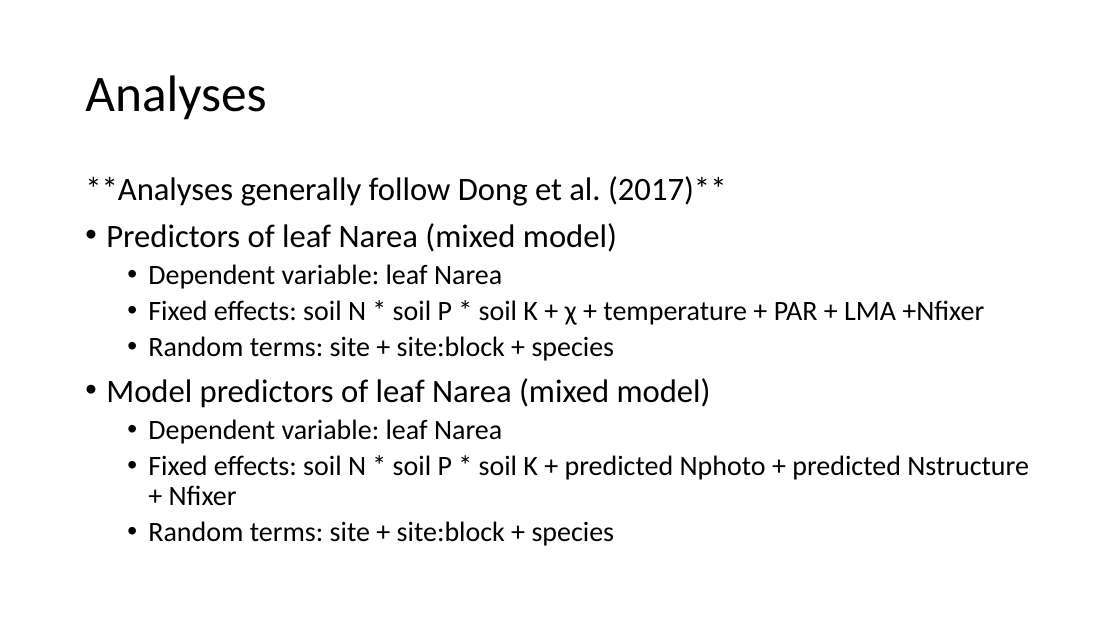
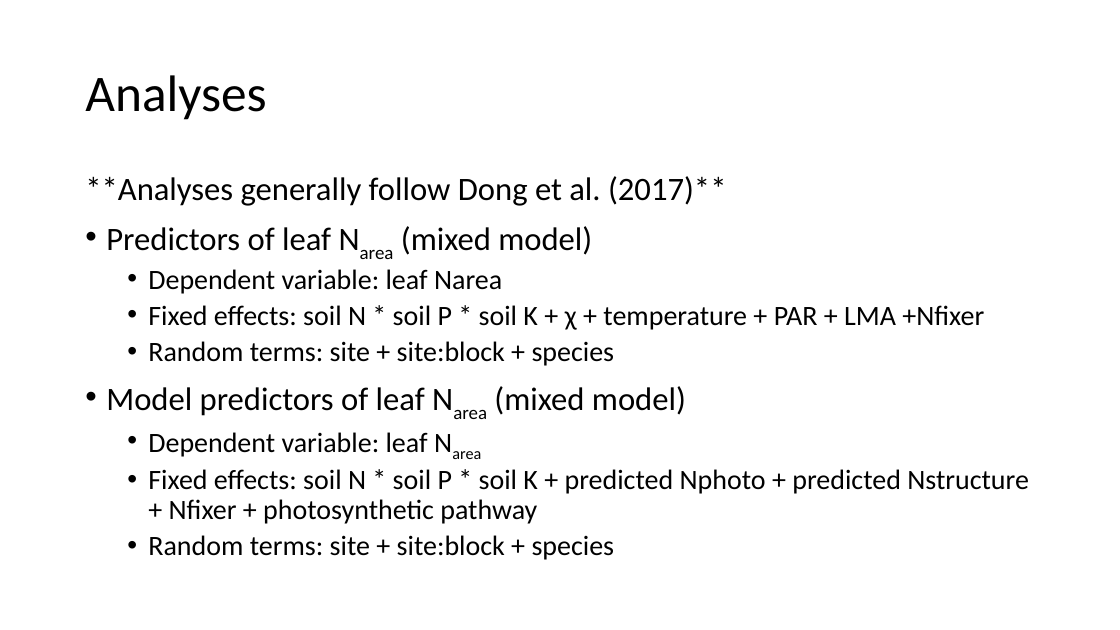
Before and after one commit to efwaring/NutNetPhys, a slide deck: slide 11 of presentations/nutnet_narea.pptx (slide 8 before the commit). Drawn at 1120x630 pixels with LibreOffice and Linux fonts; fonts in the diff are those of the drawing. Boxes give left, top, right and bottom in pixels: in the first picture for what was removed or moved away, otherwise in the second. Text is boxed around its words. In the diff, an @@ line names an element or a change of style, - is before the commit and + after.

Commit message:
new analyses, including C4 model also created presentation

```diff
--- a/presentations/nutnet_narea.pptx
+++ b/presentations/nutnet_narea.pptx
@@ text at (106, 226, 686, 457): now subscript in "Narea", "Narea", "Narea" @@
@@ text at (148, 469, 1029, 524): text changed @@
-  • Fixed effects: soil N * soil P * soil K + predicted Nphoto + predicted Nstructure + Nfixer
+  • Fixed effects: soil N * soil P * soil K + predicted Nphoto + predicted Nstructure + Nfixer + photosynthetic pathway
```
Also in this commit, not shown: 8 other slides changed, 7 slides added, 13 other files.
